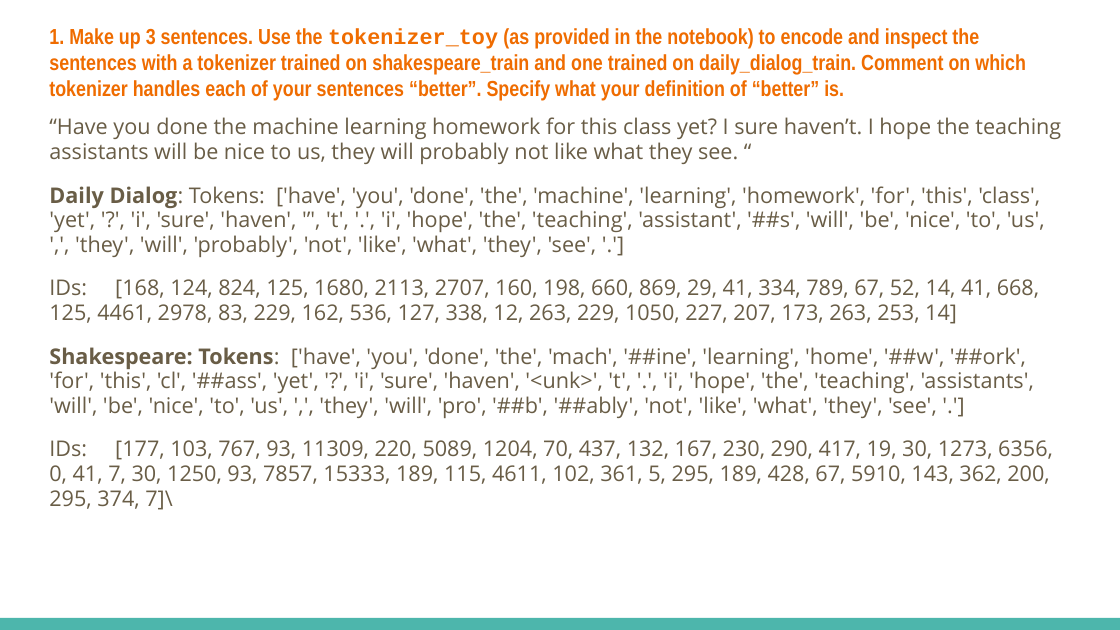
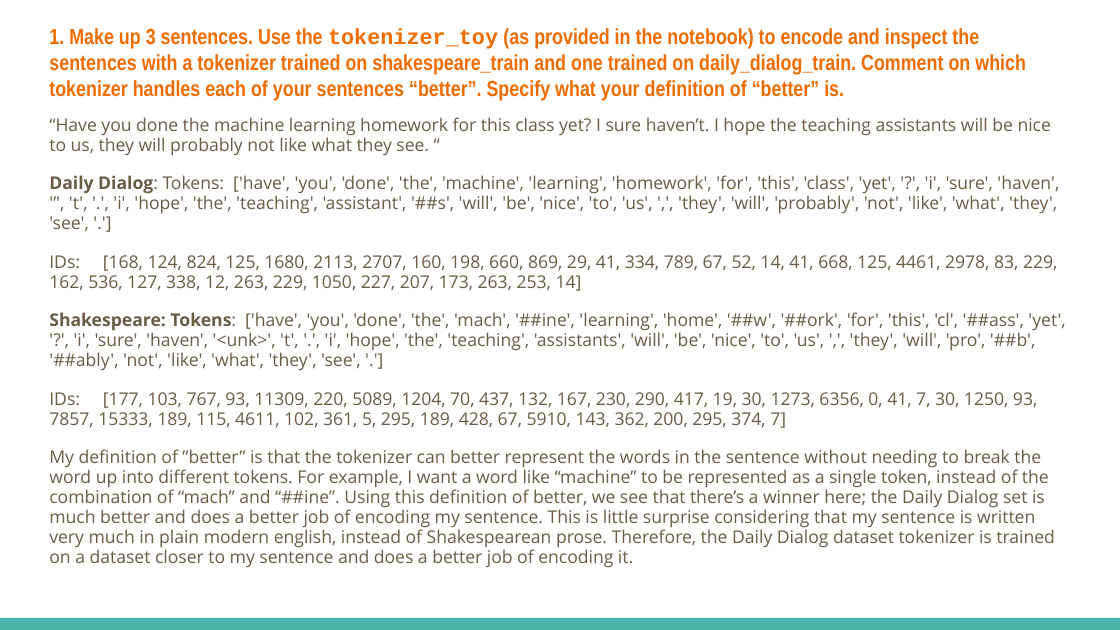
Before and after one commit to eding42/ece157b-hw1, a slide deck: slide 9 of Homework_1_Template.pptx. Drawn at 1120x630 pixels with LibreOffice and Linux fonts; fonts in the diff are those of the drawing. Boxes give left, top, right and bottom in pixels: in the first picture for what was removed or moved away, otherwise in the second. Text is boxed around its words. In the diff, an @@ line names an element or a change of style, - is before the commit and + after.

```diff
--- a/Homework_1_Template.pptx
+++ b/Homework_1_Template.pptx
@@ text at (49,117,1065,370): size 13.9 to 11.2 pt in "“Have you done the machine learning homework ...", "Daily Dialog: Tokens: ['have', 'you', 'done', 'the', ...", "IDs: [168, 124, 824, 125, 1680, 2113, ...", "Shakespeare: Tokens: ['have', 'you', 'done', 'the', 'mach', ..." @@
@@ text at (49,392,1055,567): text changed; size 13.9 to 11.2 pt @@
-IDs: [177, 103, 767, 93, 11309, 220, 5089, 1204, 70, 437, 132, 167, 230, 290, 417, 19, 30, 1273, 6356, 0, 41, 7, 30, 1250, 93, 7857, 15333, 189, 115, 4611, 102, 361, 5, 295, 189, 428, 67, 5910, 143, 362, 200, 295, 374, 7]\
+IDs: [177, 103, 767, 93, 11309, 220, 5089, 1204, 70, 437, 132, 167, 230, 290, 417, 19, 30, 1273, 6356, 0, 41, 7, 30, 1250, 93, 7857, 15333, 189, 115, 4611, 102, 361, 5, 295, 189, 428, 67, 5910, 143, 362, 200, 295, 374, 7]
+My definition of ”better” is that the tokenizer can better represent the words in the sentence without needing to break the word up into different tokens. For example, I want a word like “machine” to be represented as a single token, instead of the combination of “mach” and “##ine”. Using this definition of better, we see that there’s a winner here; the Daily Dialog set is much better and does a better job of encoding my sentence. This is little surprise considering that my sentence is written very much in plain modern english, instead of Shakespearean prose. Therefore, the Daily Dialog dataset tokenizer is trained on a dataset closer to my sentence and does a better job of encoding it.
```
Also in this commit, not shown: 4 other slides changed, 2 other files.
